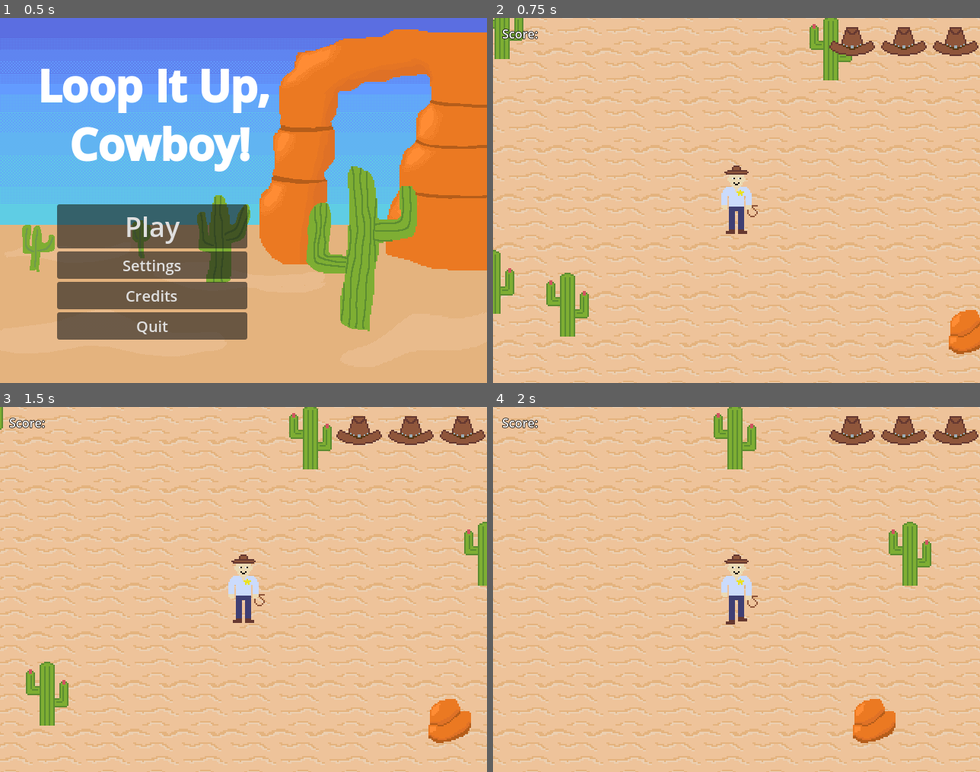
Above: before the commit, frames 1-4 (two rows, left to right).
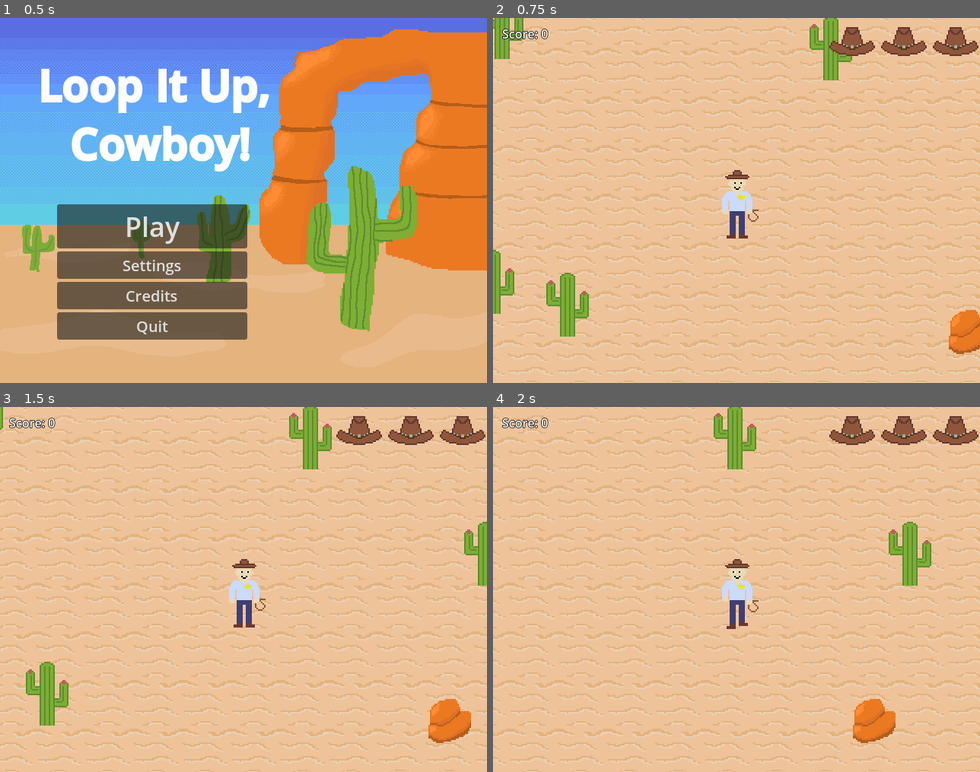
Above: after the commit, the same moments.

Repository: thearst3rd/gmtk-2025
Game: Godot game, scene res://src/menu/main_menu.tscn
Same seed, same stepped clock (60 frames per second), same inputs: the game is played once before the commit and once after it. The engine's default icon, where the game draws it, is replaced by a stand-in: a white triangle on a blue panel in a dark square.
Inputs (mouse positions are in pixels of both pictures, inside the frame that each line leads up to):
- Up to frame 1 (0.5 s): no input
- Up to frame 2 (0.75 s): click "Play" at 0.5 s
- Up to frame 3 (1.5 s): tap Enter at 1.25 s; move the mouse to (350, 571) at 1.27 s; press the mouse at (350, 571) at 1.28 s; hold D (move_right) from 1.28 s (still down)
- Up to frame 4 (2 s): keep holding D (move_right)

Frame 1 is identical in both runs. In frame 2, 0.6% of the frame differs, in the area x 9-55%, y 2-61%; in frame 3, 0.6%; in frame 4, 0.6%.

Commit message:
Added i-frame animation.

Diff:
--- a/src/game/arena.tscn
+++ b/src/game/arena.tscn
@@ -57,7 +57,7 @@
 offset_top = 9.0
 offset_right = 64.0
 offset_bottom = 32.0
-text = "Score: "
+text = "Score: 0"
 label_settings = SubResource("LabelSettings_dwrxi")
 
 [node name="GoldenSound" type="AudioStreamPlayer" parent="."]
--- /dev/null
+++ b/src/game/desaturate.gdshader
@@ -0,0 +1,20 @@
+shader_type canvas_item;
+
+uniform float desaturation_amount = 0.0;
+uniform float opacity = 1.0;
+
+void vertex() {
+
+}
+
+void fragment() {
+	COLOR.r = COLOR.r + (1.0 - COLOR.r) * desaturation_amount;
+	COLOR.g = COLOR.g + (1.0 - COLOR.g) * desaturation_amount;
+	COLOR.b = COLOR.b + (1.0 - COLOR.b) * desaturation_amount;
+	COLOR.a = min(COLOR.a, opacity);
+}
+
+//void light() {
+//	// Called for every pixel for every light affecting the CanvasItem.
+//	// Uncomment to replace the default light processing function with this one.
+//}
--- a/src/game/player.gd
+++ b/src/game/player.gd
@@ -56,6 +56,7 @@
 		player_died.emit()
 	else:
 		vulnerable = false
+		$AnimationPlayer.play("invincible")
 		i_frames.start()
 
 
@@ -78,6 +79,7 @@
 
 
 func _on_i_frames_timeout() -> void:
+	$AnimationPlayer.play("normal")
 	vulnerable = true
 
 
--- a/src/game/player.tscn
+++ b/src/game/player.tscn
@@ -1,6 +1,7 @@
-[gd_scene load_steps=16 format=3 uid="uid://fhqqde4xxf6l"]
+[gd_scene load_steps=18 format=3 uid="uid://fhqqde4xxf6l"]
 
 [ext_resource type="Script" uid="uid://bqway3p6o2xve" path="res://src/game/player.gd" id="1_7dijx"]
+[ext_resource type="Shader" uid="uid://bwggl6sg54d2s" path="res://src/game/desaturate.gdshader" id="1_nkm2x"]
 [ext_resource type="Texture2D" uid="uid://drtqu0kbaqtw6" path="res://assets/good_guy.png" id="2_7dijx"]
 [ext_resource type="PackedScene" uid="uid://wg70b3s3fcwt" path="res://src/game/draw_controller.tscn" id="3_fagre"]
 [ext_resource type="AudioStream" uid="uid://0sea0pf4xv4j" path="res://assets/sfx/footstep1.wav" id="4_artl0"]
@@ -8,6 +9,11 @@
 [ext_resource type="AudioStream" uid="uid://wvg5weqt4uy8" path="res://assets/sfx/footstep3.wav" id="6_gmfhk"]
 [ext_resource type="AudioStream" uid="uid://b8nmywku8i6kh" path="res://assets/sfx/shoot.wav" id="7_uurce"]
 
+[sub_resource type="ShaderMaterial" id="ShaderMaterial_m2sim"]
+shader = ExtResource("1_nkm2x")
+shader_parameter/desaturation_amount = 0.0
+shader_parameter/opacity = 1.0
+
 [sub_resource type="CapsuleShape2D" id="CapsuleShape2D_fagre"]
 radius = 15.0
 height = 74.0
@@ -64,11 +70,103 @@
 radius = 15.0
 height = 74.0
 
+[sub_resource type="Animation" id="Animation_nkm2x"]
+resource_name = "invincible"
+length = 0.5
+loop_mode = 1
+tracks/0/type = "value"
+tracks/0/imported = false
+tracks/0/enabled = true
+tracks/0/path = NodePath(".:material:shader_parameter/desaturation_amount")
+tracks/0/interp = 2
+tracks/0/loop_wrap = true
+tracks/0/keys = {
+"times": PackedFloat32Array(0),
+"transitions": PackedFloat32Array(1),
+"update": 0,
+"values": [0.25]
+}
+tracks/1/type = "value"
+tracks/1/imported = false
+tracks/1/enabled = true
+tracks/1/path = NodePath(".:material:shader_parameter/opacity")
+tracks/1/interp = 2
+tracks/1/loop_wrap = true
+tracks/1/keys = {
+"times": PackedFloat32Array(0, 0.25, 0.5),
+"transitions": PackedFloat32Array(1, 1, 1),
+"update": 0,
+"values": [1.0, 0.5, 1.0]
+}
+
+[sub_resource type="Animation" id="Animation_m2sim"]
+length = 0.001
+tracks/0/type = "value"
+tracks/0/imported = false
+tracks/0/enabled = true
+tracks/0/path = NodePath(".:material:shader_parameter/desaturation_amount")
+tracks/0/interp = 1
+tracks/0/loop_wrap = true
+tracks/0/keys = {
+"times": PackedFloat32Array(0),
+"transitions": PackedFloat32Array(1),
+"update": 0,
+"values": [0.0]
+}
+tracks/1/type = "value"
+tracks/1/imported = false
+tracks/1/enabled = true
+tracks/1/path = NodePath(".:material:shader_parameter/opacity")
+tracks/1/interp = 1
+tracks/1/loop_wrap = true
+tracks/1/keys = {
+"times": PackedFloat32Array(0),
+"transitions": PackedFloat32Array(1),
+"update": 0,
+"values": [1.0]
+}
+
+[sub_resource type="Animation" id="Animation_artl0"]
+resource_name = "normal"
+tracks/0/type = "value"
+tracks/0/imported = false
+tracks/0/enabled = true
+tracks/0/path = NodePath(".:material:shader_parameter/desaturation_amount")
+tracks/0/interp = 1
+tracks/0/loop_wrap = true
+tracks/0/keys = {
+"times": PackedFloat32Array(0),
+"transitions": PackedFloat32Array(1),
+"update": 0,
+"values": [0.0]
+}
+tracks/1/type = "value"
+tracks/1/imported = false
+tracks/1/enabled = true
+tracks/1/path = NodePath(".:material:shader_parameter/opacity")
+tracks/1/interp = 1
+tracks/1/loop_wrap = true
+tracks/1/keys = {
+"times": PackedFloat32Array(0),
+"transitions": PackedFloat32Array(1),
+"update": 0,
+"values": [1.0]
+}
+
+[sub_resource type="AnimationLibrary" id="AnimationLibrary_m2sim"]
+_data = {
+&"RESET": SubResource("Animation_m2sim"),
+&"invincible": SubResource("Animation_nkm2x"),
+&"normal": SubResource("Animation_artl0")
+}
+
 [node name="Player" type="CharacterBody2D" groups=["Player"]]
+material = SubResource("ShaderMaterial_m2sim")
 collision_mask = 15
 script = ExtResource("1_7dijx")
 
 [node name="CollisionShape2D" type="CollisionShape2D" parent="."]
+visible = false
 shape = SubResource("CapsuleShape2D_fagre")
 
 [node name="Camera2D" type="Camera2D" parent="."]
@@ -77,10 +175,13 @@
 MAXIMUM_LINE_DISTANCE = 600.0
 
 [node name="AnimatedSprite2D" type="AnimatedSprite2D" parent="."]
+use_parent_material = true
+position = Vector2(1, 6)
 scale = Vector2(2, 2)
 sprite_frames = SubResource("SpriteFrames_lwbkh")
 
 [node name="Hurtbox" type="Area2D" parent="."]
+visible = false
 collision_layer = 0
 collision_mask = 6
 
@@ -112,6 +213,11 @@
 volume_db = -3.0
 bus = &"Sound"
 
+[node name="AnimationPlayer" type="AnimationPlayer" parent="."]
+libraries = {
+&"": SubResource("AnimationLibrary_m2sim")
+}
+
 [connection signal="frame_changed" from="AnimatedSprite2D" to="." method="_on_frame_changed"]
 [connection signal="area_entered" from="Hurtbox" to="." method="_on_hurtbox_area_entered"]
 [connection signal="timeout" from="IFrames" to="." method="_on_i_frames_timeout"]
Not shown, added: src/game/desaturate.gdshader.uid
